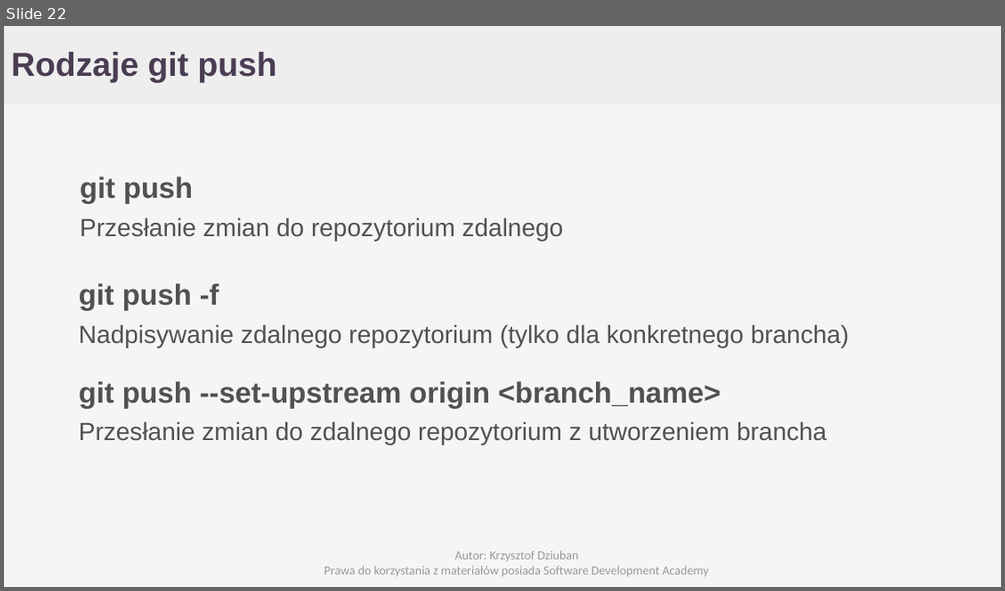
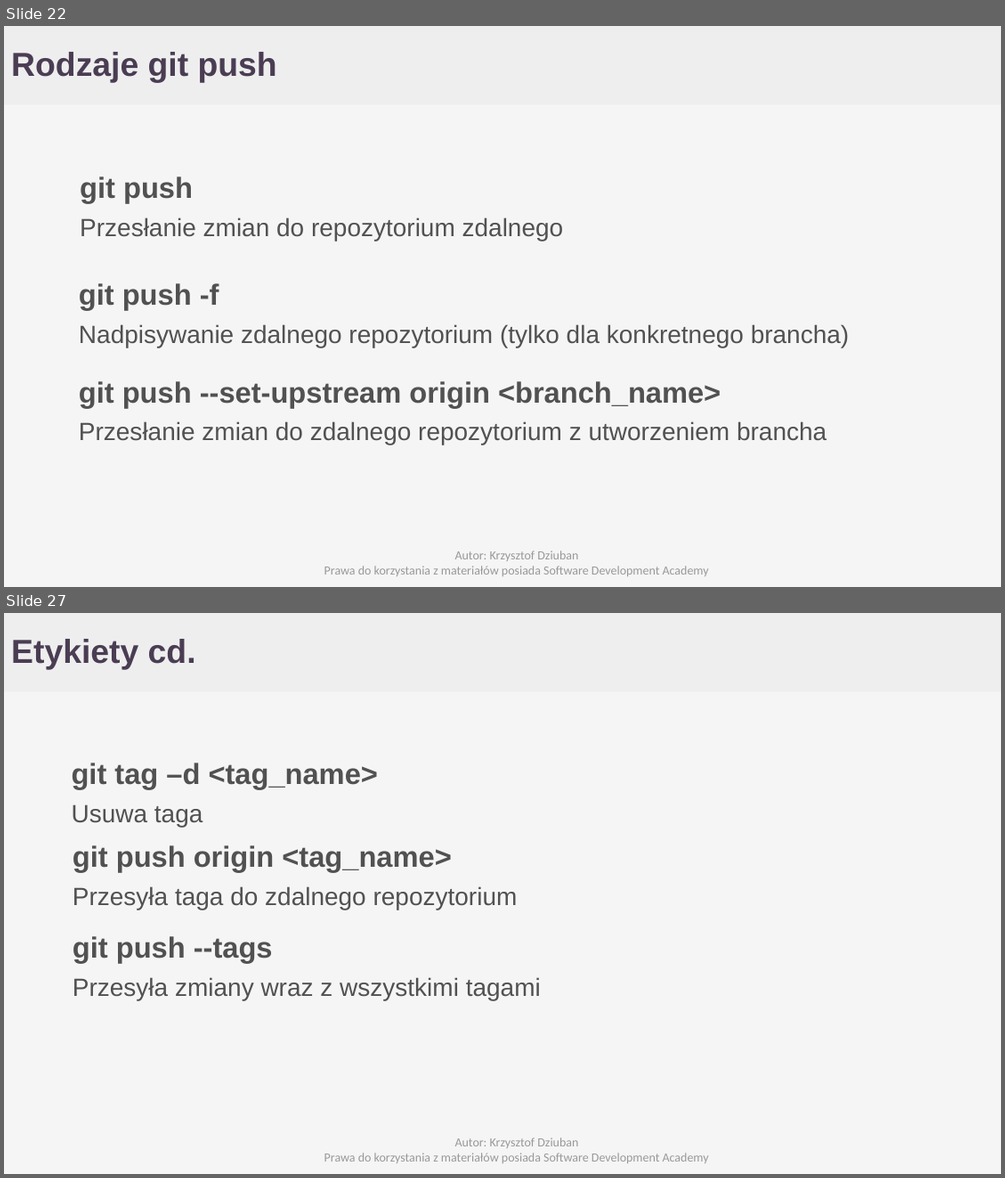
Before and after one commit to Cristopherus/Git_tutorial, a slide deck: GIT.pptx. Shown one above the other, each under a label of ours: slide 22 before the commit, slides 22 and 27 after it; the slides between them are not shown. The pictures are 1005x591 and 1005x1178 pixels, drawn with LibreOffice and Linux fonts; fonts in the diff are those of the drawing; background and template pictures are left out. Boxes give left, top, right and bottom in pixels: in the first picture for what was removed or moved away, otherwise in the second. Text is boxed around its words. In the diff, an @@ line names an element or a change of style, - is before the commit and + after.

Commit message:
Tags added

```diff
--- a/GIT.pptx
+++ b/GIT.pptx
@@ slide 27 added at [4, 613, 1001, 1174], background #F5F5F5; not listed: 1 template element that a slide beside it also shows @@
@@ text added at [11, 639, 196, 670], 32 pt, text #4A3D53, bold @@
+Etykiety cd.
@@ text added at [72, 763, 378, 827], 28 pt, text #515151, bold @@
+git tag –d <tag_name>
+Usuwa taga
@@ text added at [73, 845, 518, 909], 24 pt, text #515151 @@
+git push origin <tag_name>
+Przesyła taga do zdalnego repozytorium
@@ text added at [73, 936, 541, 1000], 24 pt, text #515151 @@
+git push --tags
+Przesyła zmiany wraz z wszystkimi tagami
@@ text added at [324, 1137, 709, 1163], 12 pt, text #999999 @@
+Autor: Krzysztof Dziuban
+Prawa do korzystania z materiałów posiada Software Development Academy
```
Also in this commit, not shown: 5 other slides added.
